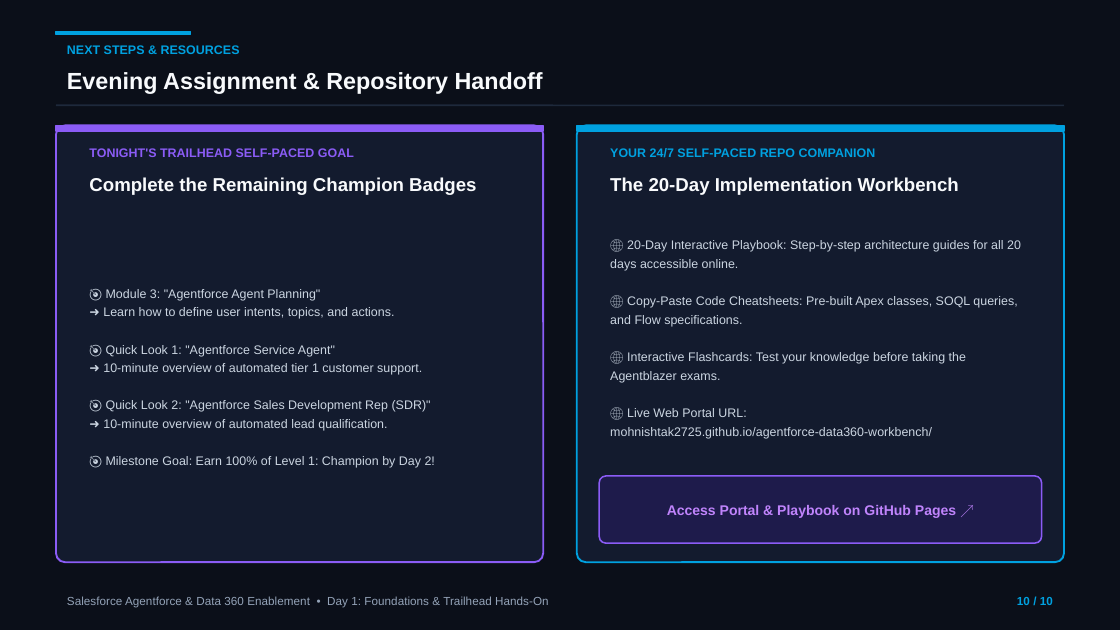
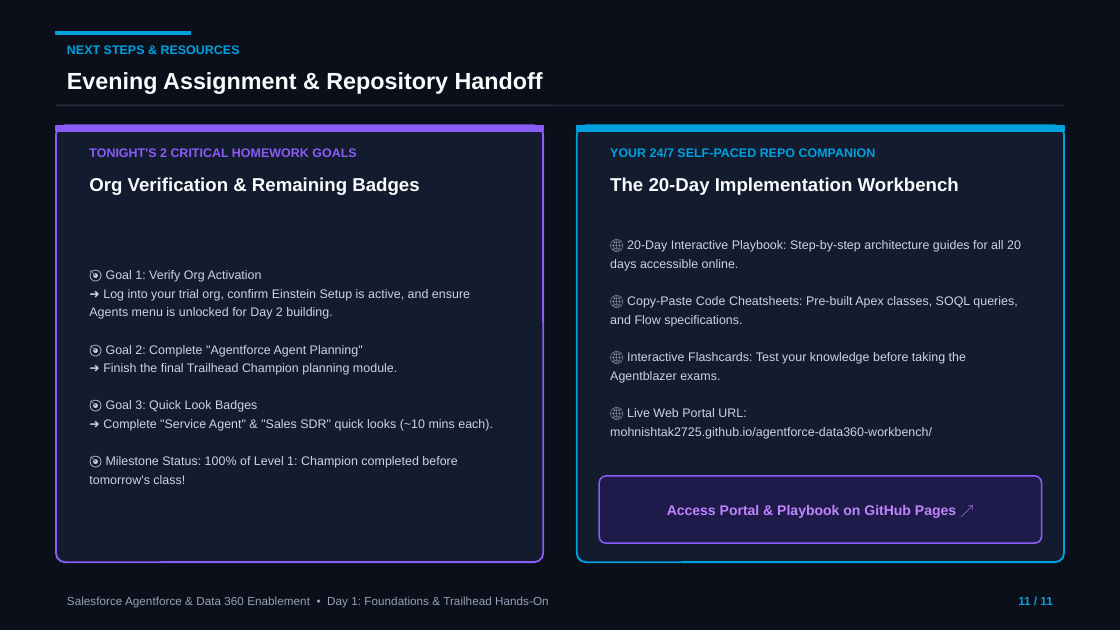
Before and after one commit to MohnishTak2725/agentforce-data360-workbench, a slide deck: slide 11 of Day-1-Atlas-Reasoning-Engine.pptx (slide 10 before the commit). Drawn at 1120x630 pixels with LibreOffice and Linux fonts; fonts in the diff are those of the drawing. Boxes give left, top, right and bottom in pixels: in the first picture for what was removed or moved away, otherwise in the second. Text is boxed around its words. In the diff, an @@ line names an element or a change of style, - is before the commit and + after.

```diff
--- a/Day-1-Atlas-Reasoning-Engine.pptx
+++ b/Day-1-Atlas-Reasoning-Engine.pptx
@@ text at [89, 148, 356, 157]: text changed @@
-TONIGHT'S TRAILHEAD SELF-PACED GOAL
+TONIGHT'S 2 CRITICAL HOMEWORK GOALS
@@ text at [89, 177, 419, 195]: text changed @@
-Complete the Remaining Champion Badges
+Org Verification & Remaining Badges
@@ text at [89, 270, 493, 484]: text changed @@
-🎯 Module 3: "Agentforce Agent Planning"
-➜ Learn how to define user intents, topics, and actions.
-🎯 Quick Look 1: "Agentforce Service Agent"
-➜ 10-minute overview of automated tier 1 customer support.
-🎯 Quick Look 2: "Agentforce Sales Development Rep (SDR)"
-➜ 10-minute overview of automated lead qualification.
-🎯 Milestone Goal: Earn 100% of Level 1: Champion by Day 2!
+🎯 Goal 1: Verify Org Activation
+➜ Log into your trial org, confirm Einstein Setup is active, and ensure Agents menu is unlocked for Day 2 building.
+🎯 Goal 2: Complete "Agentforce Agent Planning"
+➜ Finish the final Trailhead Champion planning module.
+🎯 Goal 3: Quick Look Badges
+➜ Complete "Service Agent" & "Sales SDR" quick looks (~10 mins each).
+🎯 Milestone Status: 100% of Level 1: Champion completed before tomorrow's class!
@@ text at [1018, 597, 1052, 605]: text changed @@
-10 / 10
+11 / 11
```
Also in this commit, not shown: 9 other slides changed, 1 slide added.
